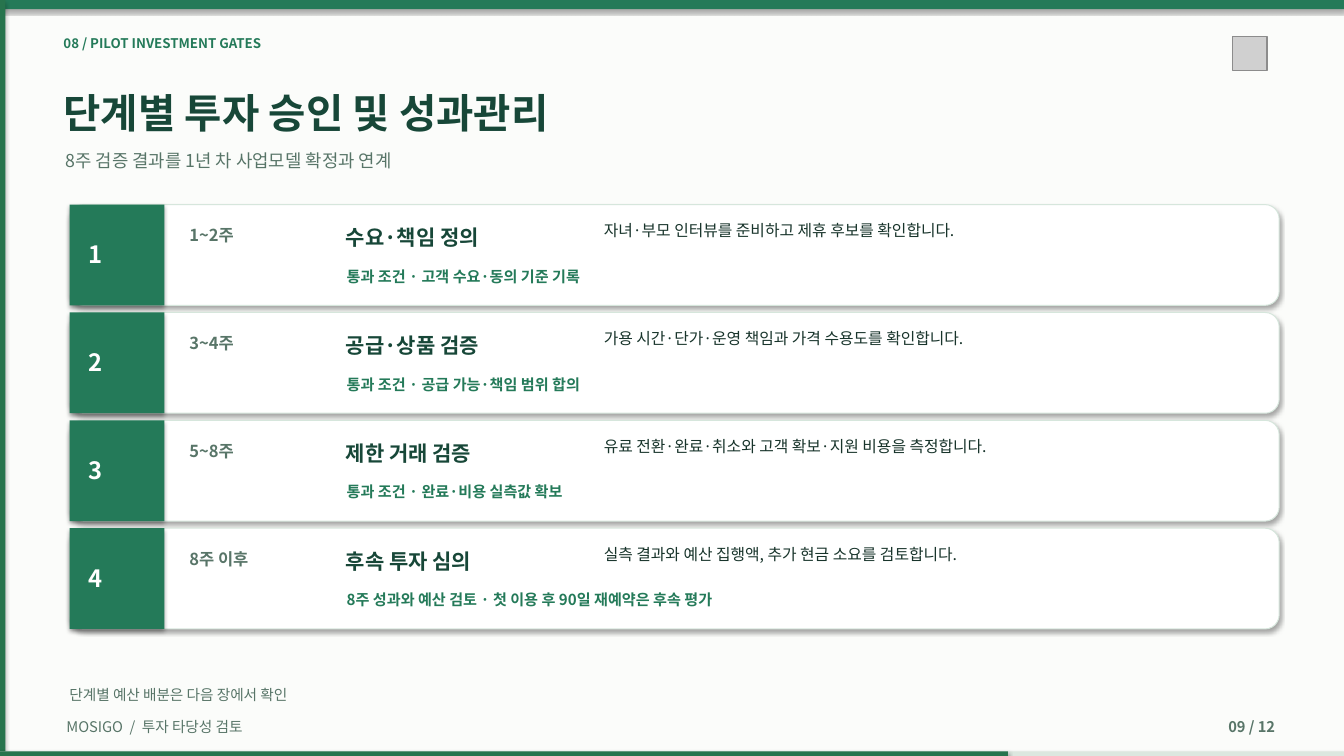
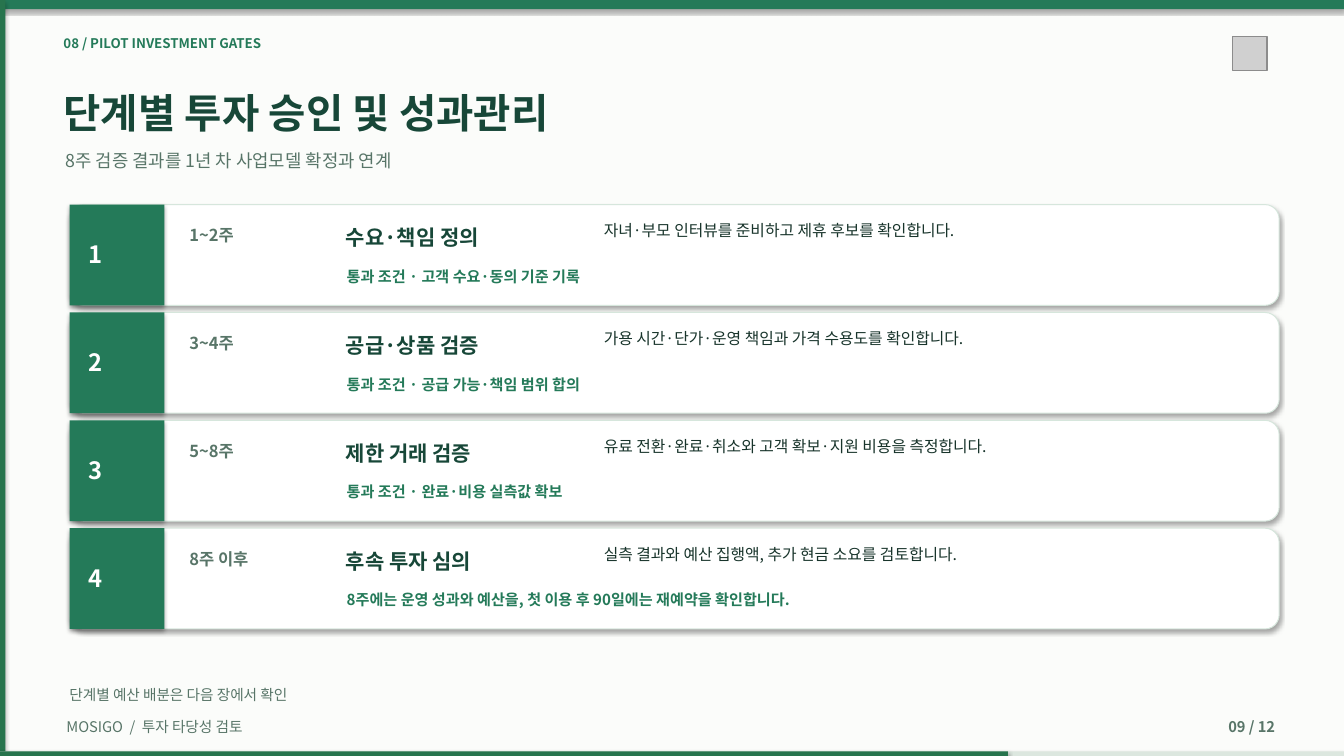
Before and after one commit to dohyunkimmm/mosigo-case-study, a slide deck: slide 9 of downloads/MOSIGO_IR_Investment_Review_12slides.pptx. Drawn at 1344x756 pixels with LibreOffice and Linux fonts; fonts in the diff are those of the drawing; grey boxes stand for pictures. Boxes give left, top, right and bottom in pixels: in the first picture for what was removed or moved away, otherwise in the second. Text is boxed around its words. In the diff, an @@ line names an element or a change of style, - is before the commit and + after.

```diff
--- a/downloads/MOSIGO_IR_Investment_Review_12slides.pptx
+++ b/downloads/MOSIGO_IR_Investment_Review_12slides.pptx
@@ text at (x1=347, y1=592, x2=790, y2=608): text changed @@
-8주 성과와 예산 검토 · 첫 이용 후 90일 재예약은 후속 평가
+8주에는 운영 성과와 예산을, 첫 이용 후 90일에는 재예약을 확인합니다.
```
Also in this commit, not shown: 2 other slides changed, 18 other files.
